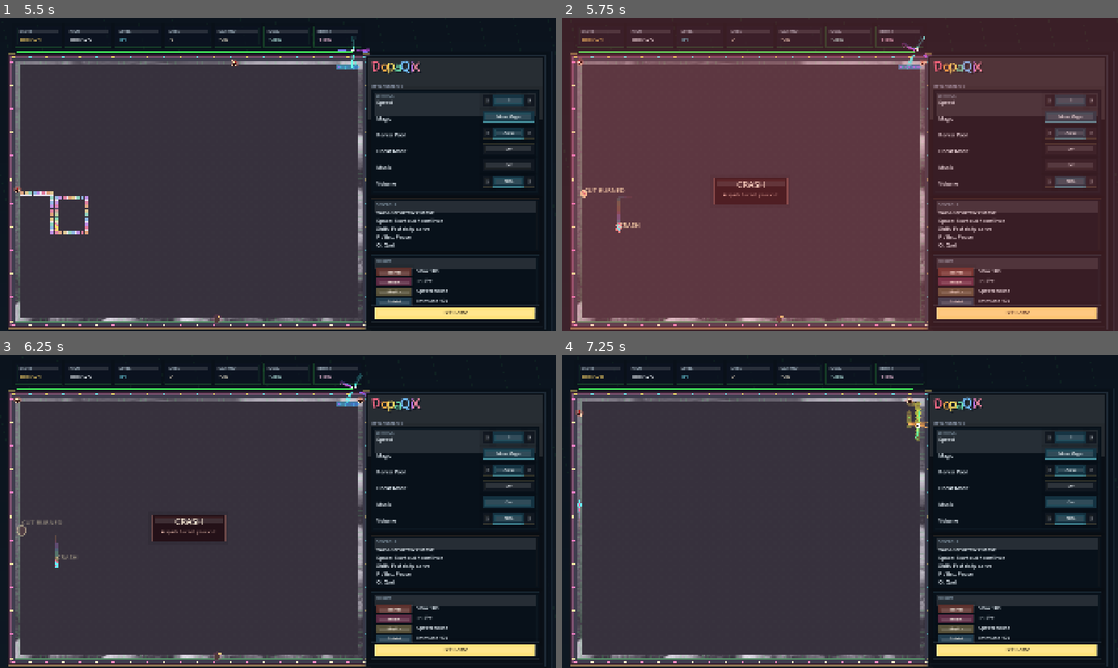
Above: before the commit, frames 1-4 (two rows, left to right).
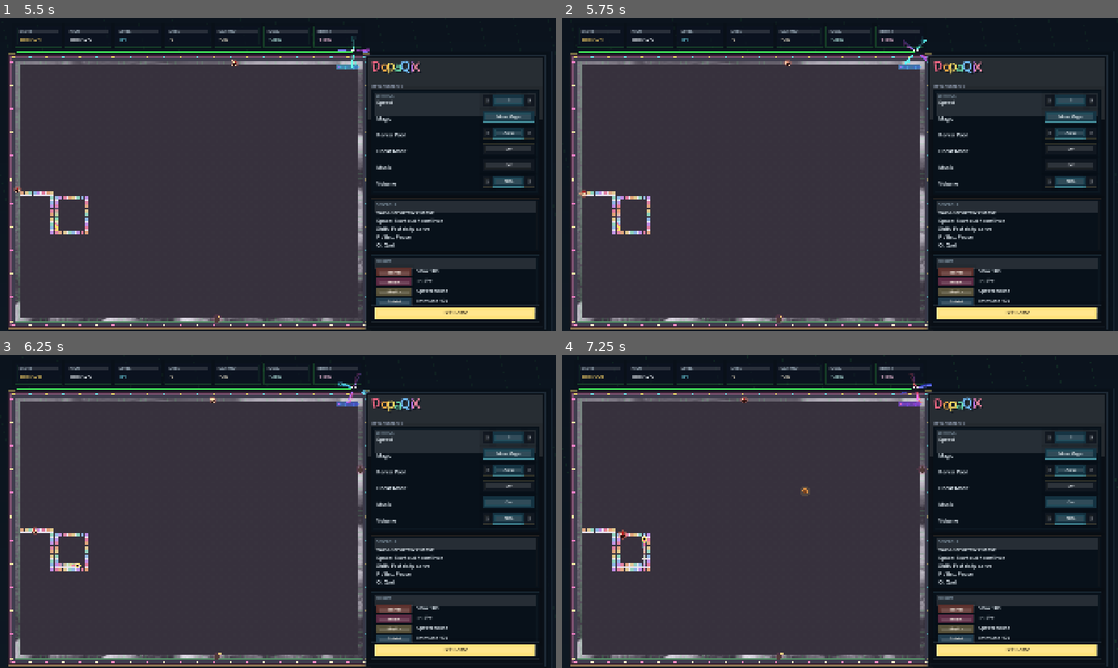
Above: after the commit, the same moments.

Repository: soolafsen/DopaQixNative2
Game: Godot game, scene res://main.tscn
Same seed, same stepped clock (60 frames per second), same inputs: the game is played once before the commit and once after it.
Inputs (mouse positions are in pixels of both pictures, inside the frame that each line leads up to):
- Up to frame 1 (5.5 s): tap Enter at 0.5, 2.85 s; move the mouse to (400, 158) at 0.52 s; hold D (move_right) 0.53-1.28 s; tap Space (accept) at 0.6, 4.35 s; click (400, 158) at 0.67 s; move the mouse to (166, 190) at 1.27 s; hold S (move_down) 1.28-2.03 s; tap Shift (boost_cut) at 1.35 s; move the mouse to (333, 105) at 2.02 s; hold D (move_right) 2.03-2.78 s; hold M (toggle_music) 2.03-2.78 s; move the mouse to (250, 237) at 2.77 s; hold W (move_up) 2.78-3.53 s; click (250, 237) at 2.92 s; move the mouse to (444, 221) at 3.52 s; hold A (move_left) 3.53-5.03 s; tap P at 3.6 s; tap Escape (pause) at 4.15 s; move the mouse to (111, 127) at 4.27 s; move the mouse to (305, 174) at 5.02 s; hold S (move_down) from 5.03 s (still down); hold Shift (boost_cut) from 5.03 s (still down); click (305, 174) at 5.17 s
- Up to frame 2 (5.75 s): keep holding S (move_down); keep holding Shift (boost_cut)
- Up to frame 3 (6.25 s): move the mouse to (194, 433) at 5.77 s; release S (move_down) at 5.78 s; release Shift (boost_cut) at 5.78 s; hold D (move_right) from 5.78 s (still down); tap M (toggle_music) at 5.85 s
- Up to frame 4 (7.25 s): move the mouse to (962, 495) at 6.52 s; release D (move_right) at 6.53 s; hold W (move_up) from 6.53 s (still down); tap Enter at 6.6 s

Frame 1 is identical in both runs. In frame 2, 98% of the frame differs, in the area x 0-100%, y 0-100%; in frame 3, 1.8%; in frame 4, 1.0%.

Commit message:
fix(gameplay): make sparks merge onto cuts

Diff:
--- a/scripts/game.gd
+++ b/scripts/game.gd
@@ -88,7 +88,6 @@
 var particles := []
 var floaters := []
 var enemy_residue := []
-var cut_burn_marker := {}
 
 var background_paths := []
 var background_pools := {"random": [], "aww": [], "funny": [], "pinup": []}
@@ -175,7 +174,6 @@
 	if state_name != "paused":
 		_update_particles(delta)
 		_update_floaters(delta)
-		_update_cut_burn_marker(delta)
 	_update_audio_mix()
 	_layout_ui()
 	_refresh_ui()
@@ -362,7 +360,6 @@
 	pickups.clear()
 	particles.clear()
 	floaters.clear()
-	cut_burn_marker.clear()
 	enemy_residue.clear()
 	capture_percent = _compute_capture_percent()
 	_reset_burst_threshold()
@@ -376,7 +373,6 @@
 	_spawn_sparks()
 	pickups.clear()
 	enemy_residue.clear()
-	cut_burn_marker.clear()
 	state_name = "playing"
 	state_timer = 0.0
 	status_message = ""
@@ -859,14 +855,6 @@
 			while spark["history"].size() > 6:
 				spark["history"].pop_back()
 
-			if player["drawing"] and grid[spark["row"]][spark["col"]] == TILE_TRAIL:
-				var hit_pos := _cell_center(spark["col"], spark["row"])
-				_show_cut_burn(hit_pos)
-				_spawn_particles(hit_pos, Color("ffd7a3"), 18, 180.0, 0.4, 3.0)
-				_float_text(hit_pos, "CUT BURNED", Color("fff0c4"))
-				_lose_life("A spark burned your cut.")
-				return 1.0
-
 		var distance: int = abs(int(spark["col"]) - int(player["col"])) + abs(int(spark["row"]) - int(player["row"]))
 		max_danger = max(max_danger, clamp((15.0 - distance) / 11.0, 0.0, 1.0))
 	return max_danger
@@ -874,6 +862,9 @@
 
 func _spark_targets() -> Array:
 	var targets := []
+	if player["drawing"] and _is_spark_tile(player["col"], player["row"]):
+		targets.append({"col": player["col"], "row": player["row"]})
+		return targets
 	var nearby_rail := [
 		{"col": player["col"], "row": player["row"]},
 		{"col": int(player["col"]) + 1, "row": player["row"]},
@@ -1280,14 +1271,6 @@
 		)
 
 
-func _show_cut_burn(position: Vector2) -> void:
-	cut_burn_marker = {
-		"pos": position,
-		"life": 0.9,
-		"max_life": 0.9
-	}
-
-
 func _float_text(position: Vector2, text: String, color: Color) -> void:
 	floaters.append(
 		{
@@ -1321,14 +1304,6 @@
 		floater["pos"] += Vector2(0.0, -34.0) * delta
 		survivors.append(floater)
 	floaters = survivors
-
-
-func _update_cut_burn_marker(delta: float) -> void:
-	if cut_burn_marker.is_empty():
-		return
-	cut_burn_marker["life"] = max(0.0, float(cut_burn_marker["life"]) - delta)
-	if cut_burn_marker["life"] <= 0.0:
-		cut_burn_marker.clear()
 
 
 func _drop_enemy_residue(enemy: Dictionary) -> void:
@@ -2077,7 +2052,6 @@
 		draw_rect(_shift_rect(board, camera_offset * 0.18), _with_alpha(Color.WHITE, 0.02), true)
 		draw_rect(_shift_rect(board.grow(-10.0), camera_offset * 0.08), _with_alpha(Color.BLACK, 0.03), false, 2.0)
 
-	_draw_cut_burn_marker()
 	draw_rect(_shift_rect(board, camera_offset * 0.18), _with_alpha(_theme_color("rail"), 0.5), false, 2.0)
 	draw_rect(_shift_rect(board.grow(-6.0), camera_offset * 0.08), _with_alpha(Color("ffffff"), 0.08), false, 1.0)
 	_draw_candy_frame(board)
@@ -2299,20 +2273,6 @@
 		var color: Color = floater["color"]
 		color.a = alpha
 		draw_string(ThemeDB.fallback_font, floater["pos"] + camera_offset * 0.18, floater["text"], HORIZONTAL_ALIGNMENT_LEFT, -1.0, 22, color)
-
-
-func _draw_cut_burn_marker() -> void:
-	if cut_burn_marker.is_empty():
-		return
-	var life: float = float(cut_burn_marker.get("life", 0.0))
-	var max_life: float = maxf(0.001, float(cut_burn_marker.get("max_life", 1.0)))
-	var alpha: float = clamp(life / max_life, 0.0, 1.0)
-	var pos: Vector2 = cut_burn_marker["pos"] + camera_offset * 0.24
-	var radius := 12.0 + (1.0 - alpha) * 8.0 + sin(title_phase * 14.0) * 1.6
-	draw_circle(pos, radius, _with_alpha(Color("ff7a4f"), 0.1 + alpha * 0.12))
-	draw_arc(pos, radius, 0.0, TAU, 28, _with_alpha(Color("fff1a6"), 0.34 + alpha * 0.54), 3.0, true)
-	draw_line(pos + Vector2(-8.0, -8.0), pos + Vector2(8.0, 8.0), _with_alpha(Color("ff6a6a"), 0.44 + alpha * 0.48), 2.6)
-	draw_line(pos + Vector2(-8.0, 8.0), pos + Vector2(8.0, -8.0), _with_alpha(Color("ff6a6a"), 0.44 + alpha * 0.48), 2.6)
 
 
 func _draw_hud() -> void:
